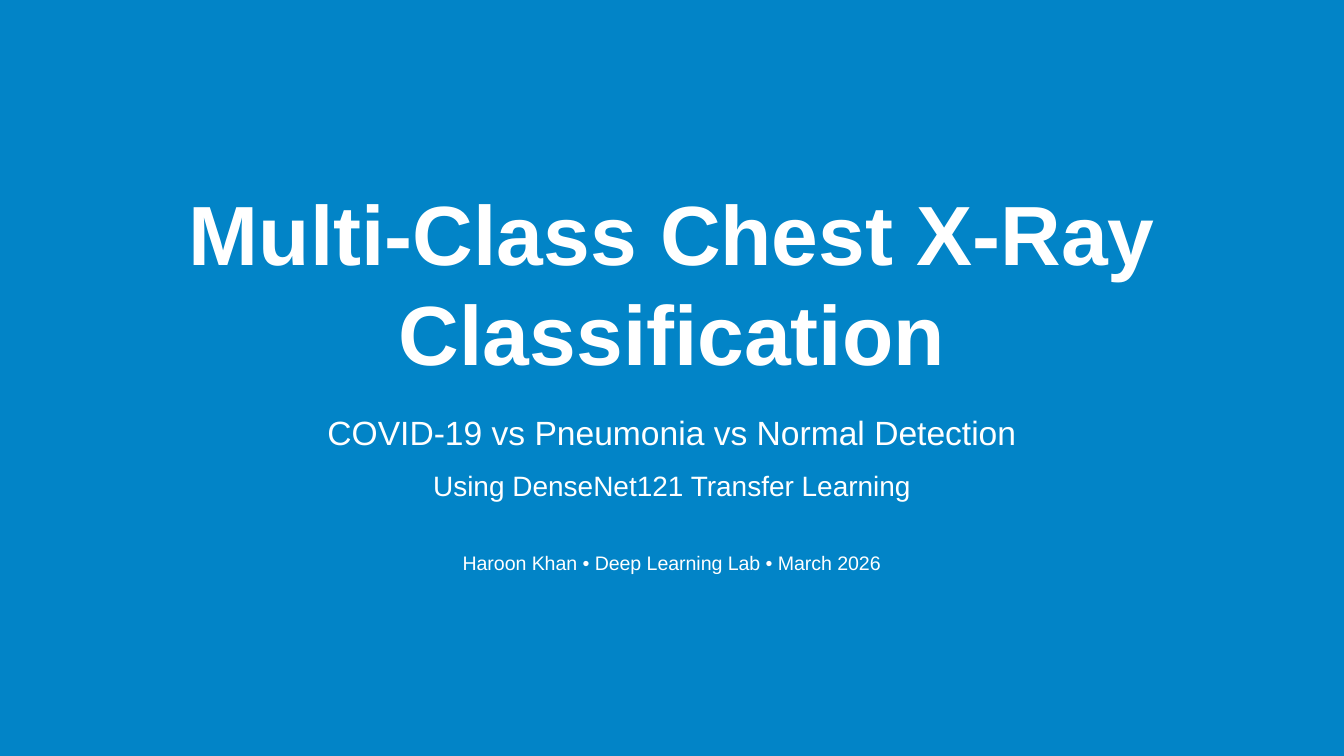
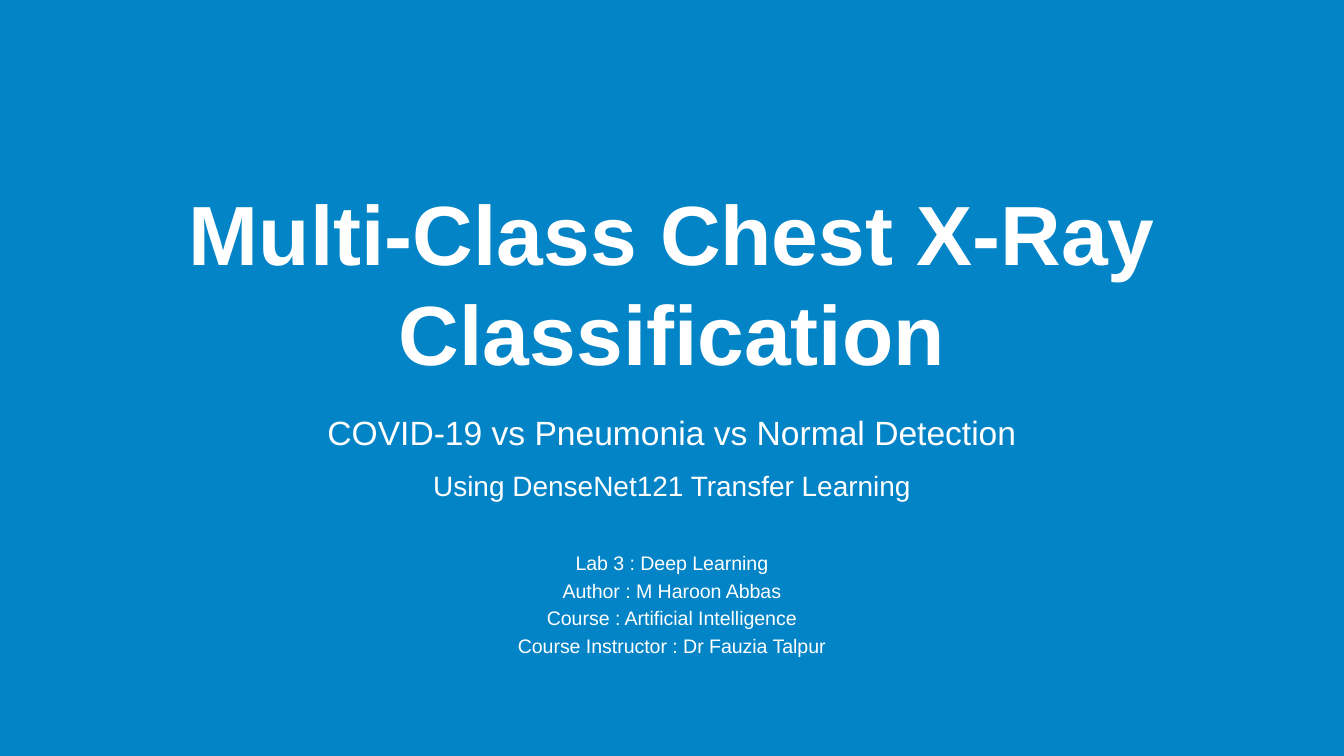
Before and after one commit to RealHaroon/Artificial-Intelligence-Labs, a slide deck: slide 1 of Chest X-Ray Classifier COVID-19 Pneumonia & Normal Detection/Slides/Chest X-Ray Classifier.pptx. Drawn at 1344x756 pixels with LibreOffice and Linux fonts; fonts in the diff are those of the drawing. Boxes give left, top, right and bottom in pixels: in the first picture for what was removed or moved away, otherwise in the second. Text is boxed around its words. In the diff, an @@ line names an element or a change of style, - is before the commit and + after.

```diff
--- a/Chest X-Ray Classifier COVID-19 Pneumonia & Normal Detection/Slides/Chest X-Ray Classifier.pptx
+++ b/Chest X-Ray Classifier COVID-19 Pneumonia & Normal Detection/Slides/Chest X-Ray Classifier.pptx
@@ text at bbox=[518, 555, 826, 657]: text changed @@
-Haroon Khan • Deep Learning Lab • March 2026
+Lab 3 : Deep Learning
+Author : M Haroon Abbas
+Course : Artificial Intelligence
+Course Instructor : Dr Fauzia Talpur
```
Also in this commit, not shown: 1 other slide changed.
